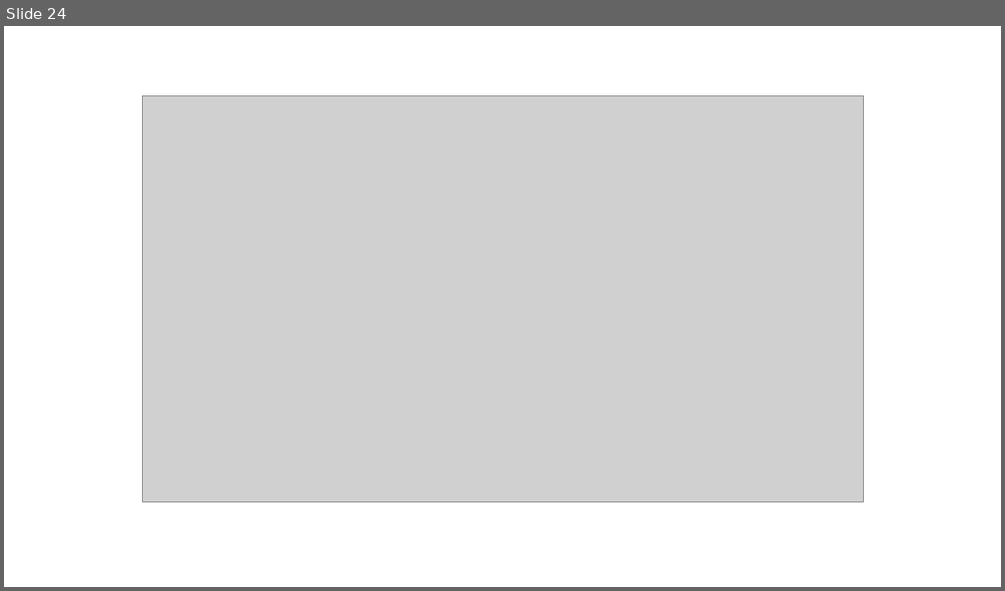
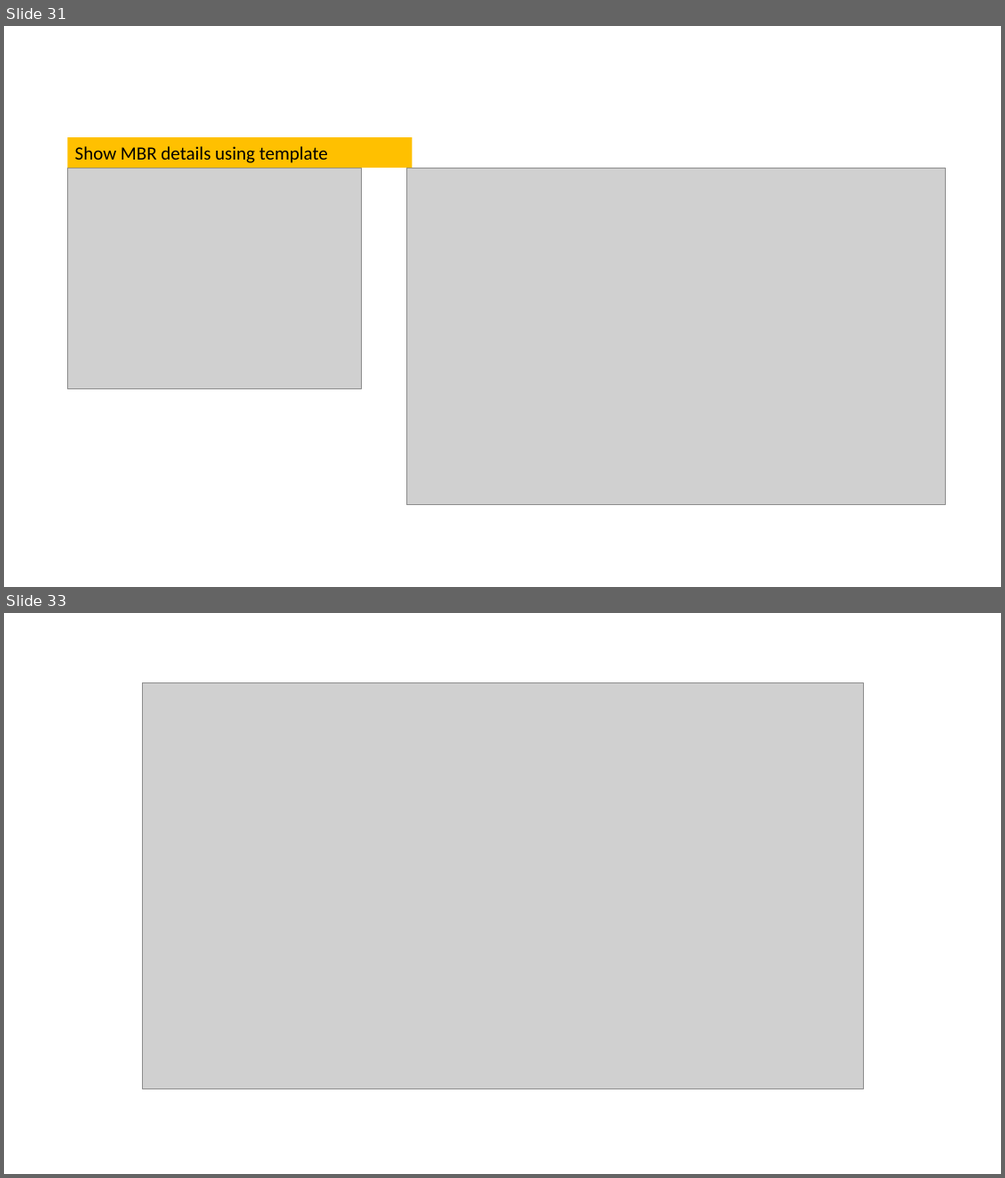
Before and after one commit to frankwxu/digital-forensics-lab, a slide deck: Basic_Computer_Skills_for_Forensics/1_PC_Introduction.pptx. Shown one above the other, each under a label of ours: slide 24 before the commit, slides 31 and 33 after it; the slides between them are not shown. The pictures are 1005x591 and 1005x1178 pixels, drawn with LibreOffice and Linux fonts; fonts in the diff are those of the drawing; grey boxes stand for pictures; background and template pictures are left out. Boxes give left, top, right and bottom in pixels: in the first picture for what was removed or moved away, otherwise in the second. Text is boxed around its words. In the diff, an @@ line names an element or a change of style, - is before the commit and + after.

```diff
--- a/Basic_Computer_Skills_for_Forensics/1_PC_Introduction.pptx
+++ b/Basic_Computer_Skills_for_Forensics/1_PC_Introduction.pptx
@@ slide 31 added at (x1=4, y1=26, x2=1001, y2=587), background #FFFFFF @@
@@ rectangle added at (x1=67, y1=137, x2=413, y2=168), fill #FFC000, 18 pt, text #000000 @@
+Show MBR details using template
@@ picture added at (x1=67, y1=168, x2=362, y2=388) @@
@@ picture added at (x1=406, y1=168, x2=946, y2=505) @@
@@ what was slide 24 is now slide 33 @@
```
Also in this commit, not shown: 6 slides changed, 11 other slides added, 2 slides removed.
